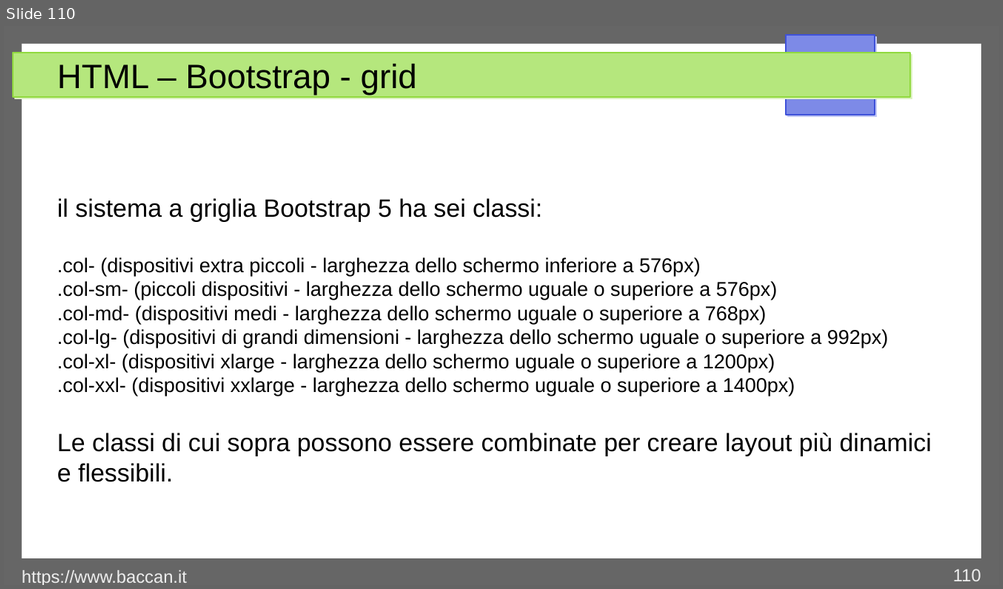
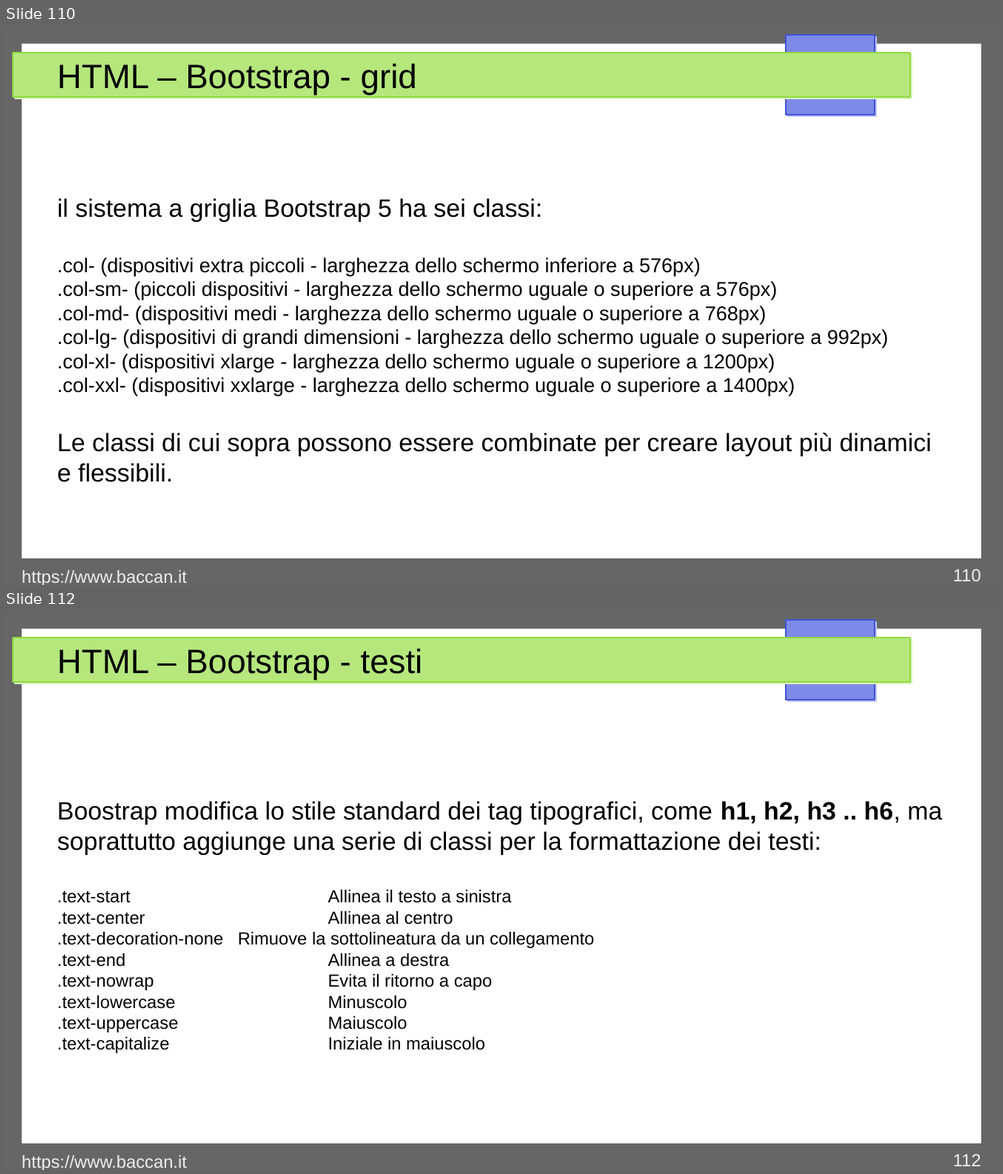
Before and after one commit to matteobaccan/CorsoHTML, a slide deck: Chapter_html.odp. Shown one above the other, each under a label of ours: slide 110 before the commit, slides 110 and 112 after it; the slides between them are not shown. The pictures are 1003x589 and 1003x1174 pixels, drawn with LibreOffice and Linux fonts; fonts in the diff are those of the drawing. Boxes give left, top, right and bottom in pixels: in the first picture for what was removed or moved away, otherwise in the second. Text is boxed around its words. In the diff, an @@ line names an element or a change of style, - is before the commit and + after.

Commit message:
Bootstrap

```diff
--- a/Chapter_html.odp
+++ b/Chapter_html.odp
@@ slide 112 added at bbox=[4, 611, 999, 1170], background #FFFFFF; not listed: 4 template elements that a slide beside it also shows @@
@@ title added at bbox=[57, 649, 423, 680], 27 pt, text #000000 @@
+HTML – Bootstrap - testi
@@ text added at bbox=[57, 801, 942, 1054], 14 pt, text #000000 @@
+Boostrap modifica lo stile standard dei tag tipografici, come h1, h2, h3 .. h6, ma soprattutto aggiunge una serie di classi per la formattazione dei testi:
+.text-start Allinea il testo a sinistra
+.text-center Allinea al centro
+.text-decoration-none Rimuove la sottolineatura da un collegamento
+.text-end Allinea a destra
+.text-nowrap Evita il ritorno a capo
+.text-lowercase Minuscolo
+.text-uppercase Maiuscolo
+.text-capitalize Iniziale in maiuscolo
@@ text added at bbox=[22, 1156, 187, 1170], 14 pt, text #EEEEEE @@
+https://www.baccan.it
@@ page number added at bbox=[953, 1154, 981, 1167], 14 pt, text #EEEEEE @@
+112
```
Also in this commit, not shown: 2 slides changed, 7 other slides added, 8 other files.
